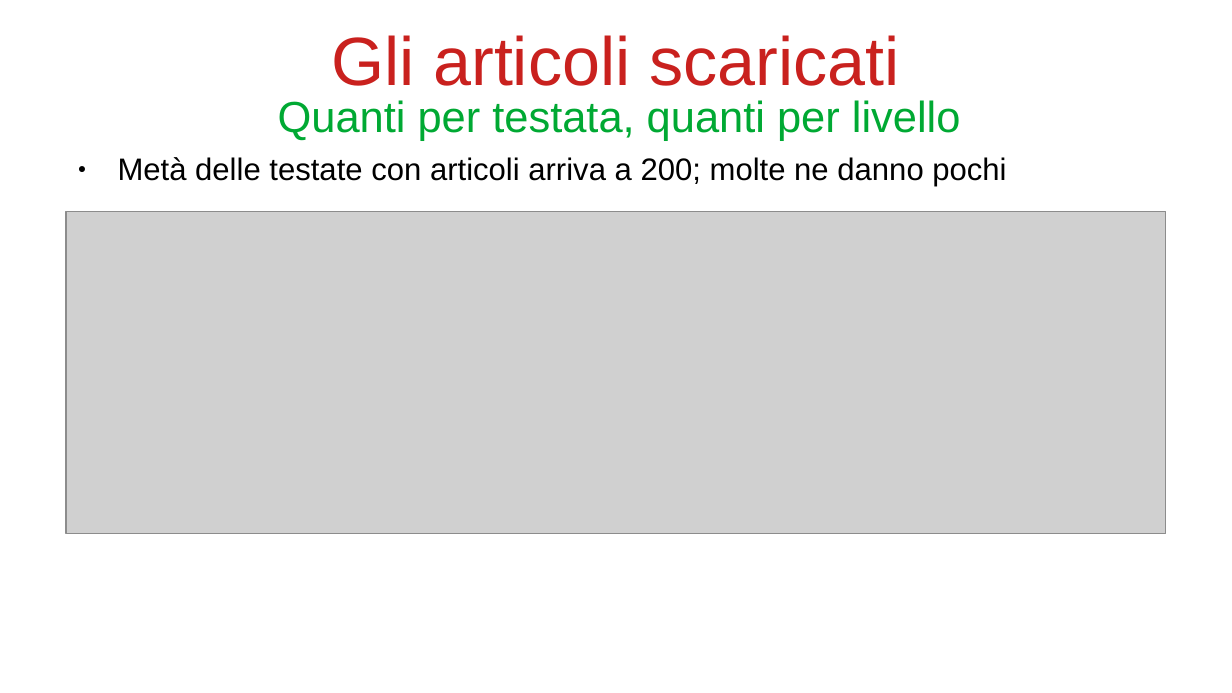
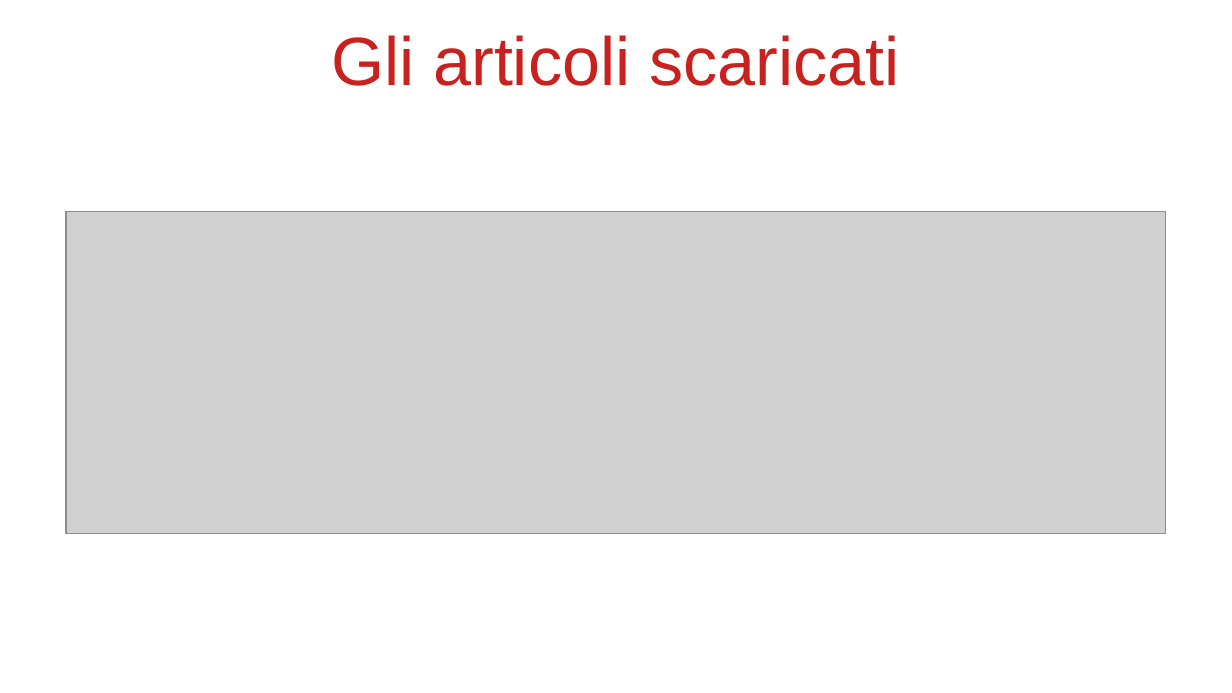
Before and after one commit to bianchi-john/PublisherClassification, a slide deck: slide 6 of Presentazioni/Stato finale/FinalState.odp (slide 9 before the commit). Drawn at 1232x693 pixels with LibreOffice and Linux fonts; fonts in the diff are those of the drawing; grey boxes stand for pictures. Boxes give left, top, right and bottom in pixels: in the first picture for what was removed or moved away, otherwise in the second. Text is boxed around its words. In the diff, an @@ line names an element or a change of style, - is before the commit and + after.

```diff
--- a/Presentazioni/Stato finale/FinalState.odp
+++ b/Presentazioni/Stato finale/FinalState.odp
@@ title removed at <box>278,100,961,141</box> @@
-Quanti per testata, quanti per livello
@@ text removed at <box>118,157,1006,187</box> @@
-● Metà delle testate con articoli arriva a 200; molte ne danno pochi
```
Also in this commit, not shown: 3 other slides changed, 2 slides added, 7 slides removed, 1 other file.
